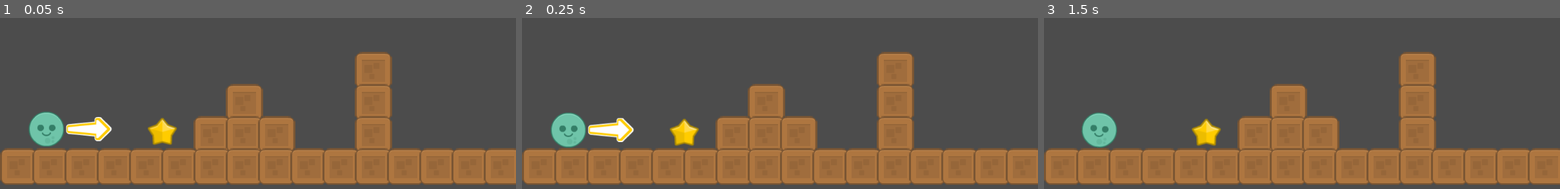
Above: before the commit, frames 1-3 (left to right).
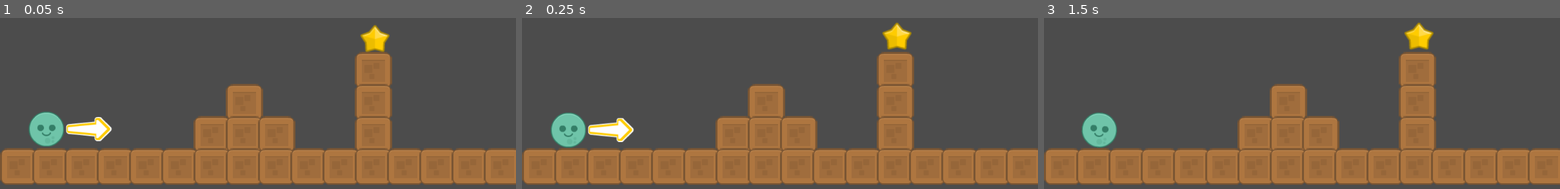
Above: after the commit, the same moments.

Repository: bsu-cs315/P1-ncbarber
Game: Godot game, scene res://src/Level.tscn
Same seed, same stepped clock (60 frames per second), same inputs: the game is played once before the commit and once after it.
Inputs:
- Up to frame 1 (0.05 s): no input
- Up to frame 2 (0.25 s): no input
- Up to frame 3 (1.5 s): tap Enter at 0.5 s; hold Down (decrease angle) 0.53-1.28 s; tap Space (launch) at 1.25 s; tap Left (decrease power) at 1.35 s

The runs differ from the first frame. In frame 1, 1.1% of the frame differs, in the area x 28-76%, y 4-75%; in frame 2, 1.1%; in frame 3, 1.1%, in the area x 28-76%, y 2-75%.

Commit message:
Collision is logged in the console

Diff:
--- a/project/src/Level.tscn
+++ b/project/src/Level.tscn
@@ -41,4 +41,4 @@
 tile_data = PoolIntArray( 262155, 0, 0, 327687, 0, 0, 327691, 0, 0, 393222, 0, 0, 393223, 0, 0, 393224, 0, 0, 393227, 0 …(229 unchanged characters)…
 
 [node name="Star_Target" parent="." instance=ExtResource( 3 )]
-position = Vector2( 322, 416 )
+position = Vector2( 744, 236 )
--- a/project/src/Star_Target.tscn
+++ b/project/src/Star_Target.tscn
@@ -9,6 +9,7 @@
 [node name="Star_Target" type="RigidBody2D" groups=[
 "Target",
 ]]
+contacts_reported = 1
 contact_monitor = true
 script = ExtResource( 2 )
 
